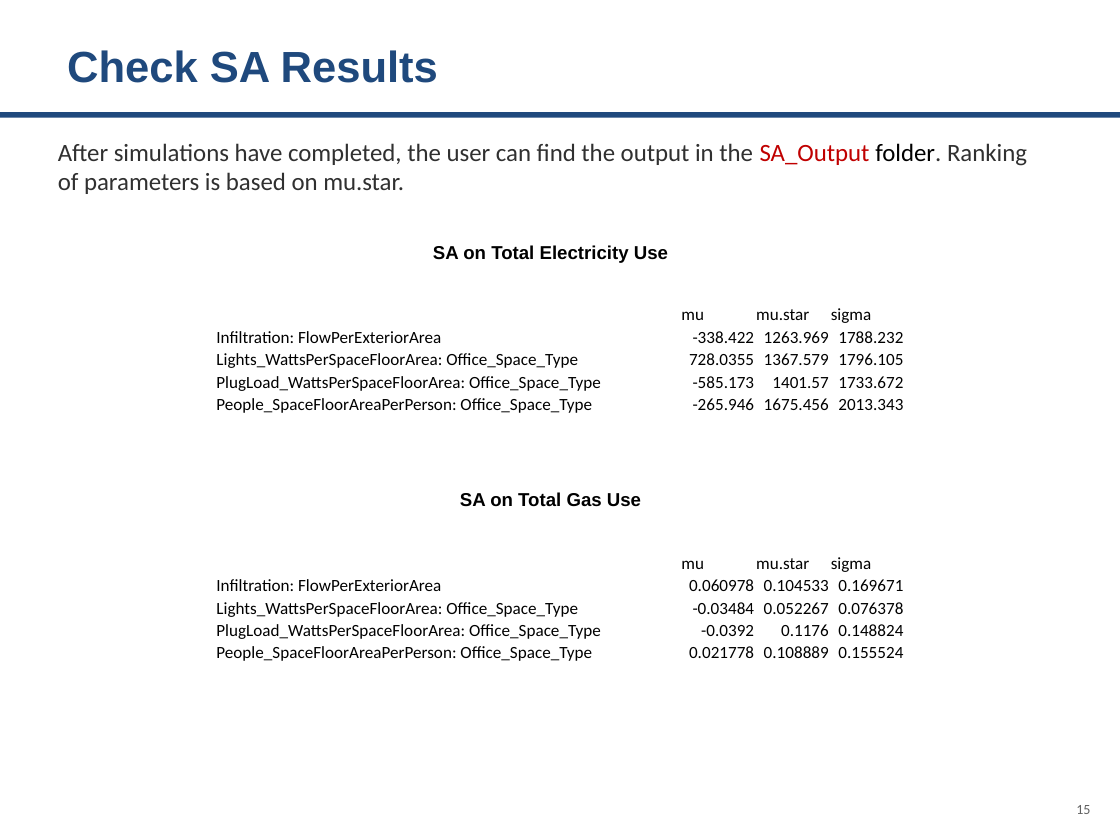
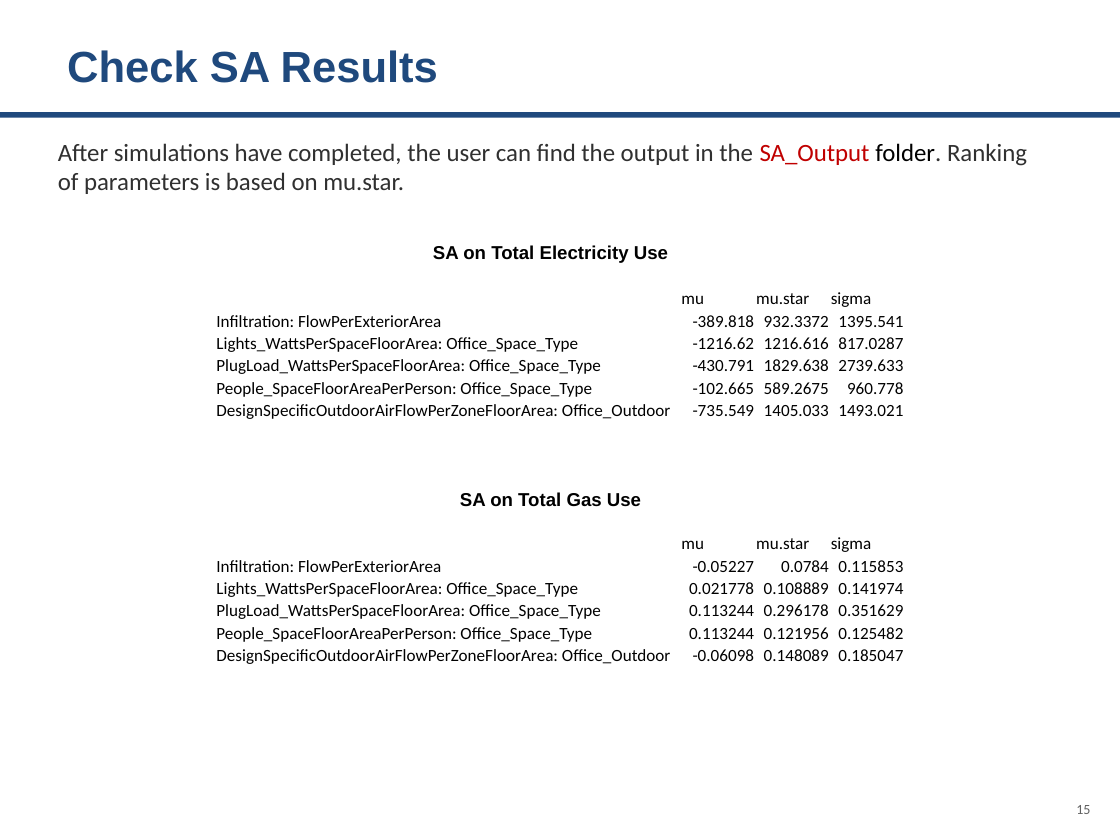
Before and after one commit to Argonne-National-Laboratory/BCUS, a slide deck: slide 15 of tutorials/Sensitivity Analysis.pptx. Drawn at 1120x840 pixels with LibreOffice and Linux fonts; fonts in the diff are those of the drawing. Boxes give left, top, right and bottom in pixels: in the first picture for what was removed or moved away, otherwise in the second. Text is boxed around its words. In the diff, an @@ line names an element or a change of style, - is before the commit and + after.

```diff
--- a/tutorials/Sensitivity Analysis.pptx
+++ b/tutorials/Sensitivity Analysis.pptx
@@ table at <box>215,287,905,423</box> @@
-row 2: Infiltration: FlowPerExteriorArea | -338.422 | 1263.969 | 1788.232
-row 3: Lights_WattsPerSpaceFloorArea: Office_Space_Type | 728.0355 | 1367.579 | 1796.105
-row 4: PlugLoad_WattsPerSpaceFloorArea: Office_Space_Type | -585.173 | 1401.57 | 1733.672
-row 5: People_SpaceFloorAreaPerPerson: Office_Space_Type | -265.946 | 1675.456 | 2013.343
+row 2: Infiltration: FlowPerExteriorArea | -389.818 | 932.3372 | 1395.541
+row 3: Lights_WattsPerSpaceFloorArea: Office_Space_Type | -1216.62 | 1216.616 | 817.0287
+row 4: PlugLoad_WattsPerSpaceFloorArea: Office_Space_Type | -430.791 | 1829.638 | 2739.633
+row 5: People_SpaceFloorAreaPerPerson: Office_Space_Type | -102.665 | 589.2675 | 960.778
+row 6: DesignSpecificOutdoorAirFlowPerZoneFloorArea: Office_Outdoor | -735.549 | 1405.033 | 1493.021
@@ table: place and size @@
-table at <box>215,304,905,417</box>
+table at <box>215,287,905,423</box>
@@ table at <box>215,532,905,668</box> @@
-row 2: Infiltration: FlowPerExteriorArea | 0.060978 | 0.104533 | 0.169671
-row 3: Lights_WattsPerSpaceFloorArea: Office_Space_Type | -0.03484 | 0.052267 | 0.076378
-row 4: PlugLoad_WattsPerSpaceFloorArea: Office_Space_Type | -0.0392 | 0.1176 | 0.148824
-row 5: People_SpaceFloorAreaPerPerson: Office_Space_Type | 0.021778 | 0.108889 | 0.155524
+row 2: Infiltration: FlowPerExteriorArea | -0.05227 | 0.0784 | 0.115853
+row 3: Lights_WattsPerSpaceFloorArea: Office_Space_Type | 0.021778 | 0.108889 | 0.141974
+row 4: PlugLoad_WattsPerSpaceFloorArea: Office_Space_Type | 0.113244 | 0.296178 | 0.351629
+row 5: People_SpaceFloorAreaPerPerson: Office_Space_Type | 0.113244 | 0.121956 | 0.125482
+row 6: DesignSpecificOutdoorAirFlowPerZoneFloorArea: Office_Outdoor | -0.06098 | 0.148089 | 0.185047
@@ table: place and size @@
-table at <box>215,552,905,665</box>
+table at <box>215,532,905,668</box>
```
Also in this commit, not shown: 3 other slides changed, 7 other files.
